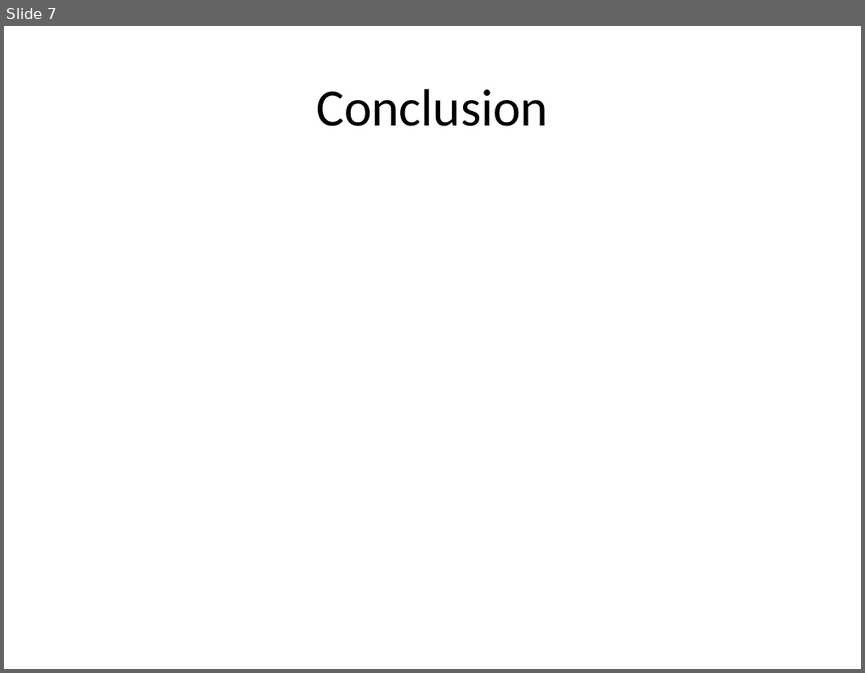
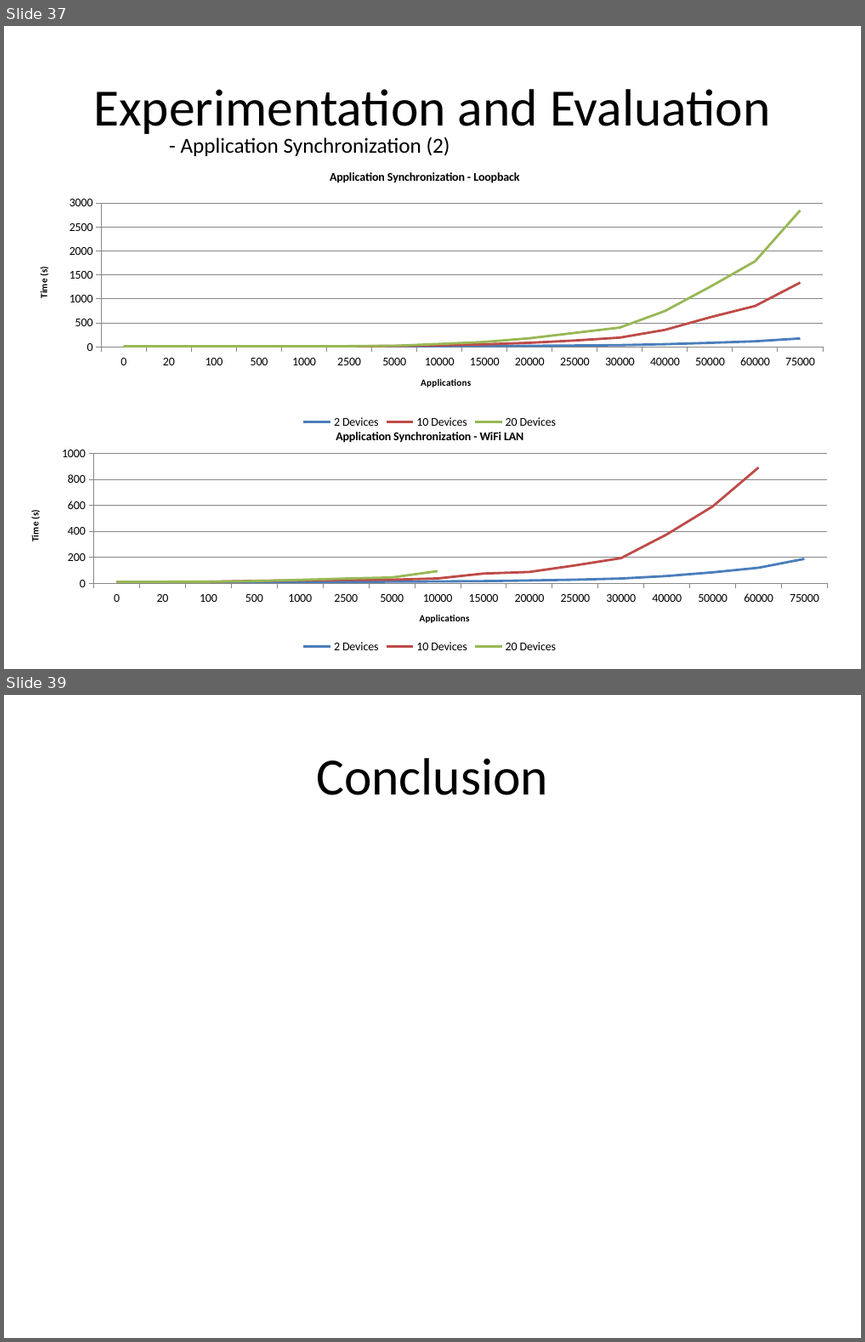
Before and after one commit to AndreasKi/Master, a slide deck: Documents/Presentation.pptx. Shown one above the other, each under a label of ours: slide 7 before the commit, slides 37 and 39 after it; the slides between them are not shown. The pictures are 865x673 and 865x1342 pixels, drawn with LibreOffice and Linux fonts; fonts in the diff are those of the drawing. Boxes give left, top, right and bottom in pixels: in the first picture for what was removed or moved away, otherwise in the second. Text is boxed around its words. In the diff, an @@ line names an element or a change of style, - is before the commit and + after.

```diff
--- a/Documents/Presentation.pptx
+++ b/Documents/Presentation.pptx
@@ slide 37 added at bbox=[4, 26, 861, 669], background #FFFFFF @@
@@ title added at bbox=[93, 89, 771, 138], 44 pt, text #000000 @@
+Experimentation and Evaluation
@@ text added at bbox=[181, 136, 450, 156], 18 pt, text #000000 @@
+- Application Synchronization (2)
@@ line chart added at bbox=[20, 159, 839, 432] @@
+title "Application Synchronization - Loopback"
+categories: 0.0, 20.0, 100.0, 500.0, 1000.0, 2500.0, 5000.0, 10000.0, 15000.0, 20000.0, 25000.0, 30000.0, 40000.0, 50000.0, 60000.0, 75000.0
+2 Devices: 10, 10, 10, 10, 10, 10, 10, 10, 20, 20, 30, 40, 60, 80, 120, 180
+10 Devices: 10, 10, 10, 10, 10, 10, 20, 30, 50, 80, 130, 190, 350, 620, 850, 1340
+20 Devices: 10, 10, 10, 10, 10, 10, 20, 60, 100, 180, 290, 400, 750, 1250, 1790, 2850
@@ line chart added at bbox=[20, 416, 839, 657] @@
+title "Application Synchronization - WiFi LAN"
+categories: 0.0, 20.0, 100.0, 500.0, 1000.0, 2500.0, 5000.0, 10000.0, 15000.0, 20000.0, 25000.0, 30000.0, 40000.0, 50000.0, 60000.0, 75000.0
+2 Devices: 10, 10, 10, 10, 10, 10, 10, 20, 20, 20, 30, 40, 60, 80, 120, 190
+10 Devices: 10, 10, 10, 20, 20, 30, 30, 40, 80, 90, 140, 190, 380, 590, 890, -
+20 Devices: 10, 10, 10, 20, 30, 40, 50, 90, -, -, -, -, -, -, -, -
@@ what was slide 7 is now slide 39 @@
```
Also in this commit, not shown: 2 slides changed, 34 other slides added, 3 slides removed.
